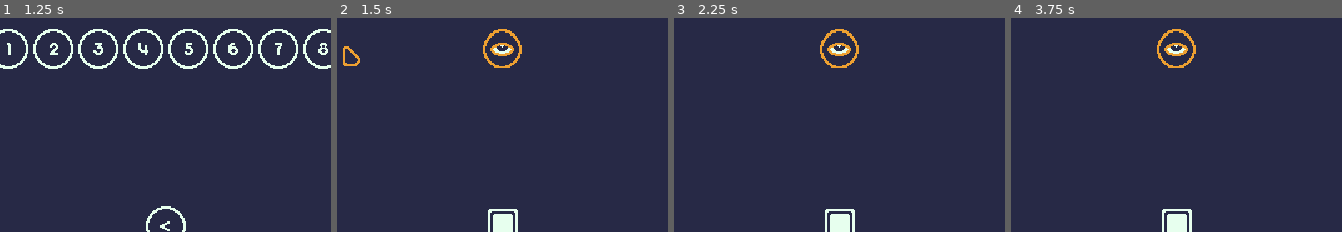
Above: before the commit, frames 1-4 (left to right).
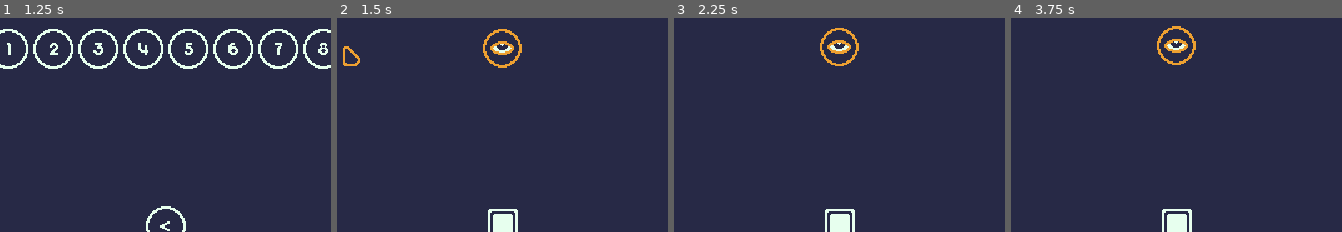
Above: after the commit, the same moments.

Repository: mrbartchak/brackeys-game-jam-2026.1
Game: Godot game, scene res://ui/screens/main_menu.tscn
Same seed, same stepped clock (60 frames per second), same inputs: the game is played once before the commit and once after it.
Inputs (mouse positions are % of the whole screen's width and height, from its top left):
- Up to frame 1 (1.25 s): click (24, 46) at 0.5 s
- Up to frame 2 (1.5 s): click "1" at 1.25 s
- Up to frame 3 (2.25 s): tap Enter at 2 s; move the mouse to (87, 47) at 2.02 s; press the mouse at (87, 47) at 2.03 s
- Up to frame 4 (3.75 s): tap Space (ui_select) at 2.27 s; release the mouse at (87, 47) at 2.75 s; drag from (36, 58) to (60, 53) at 2.77 s; move the mouse to (72, 29) at 3.52 s; press the mouse at (72, 29) at 3.53 s
The pictures show only the part of the screen within x 35-85%, y 45-95%; the shares and areas given below are measured in that part.

Frame 1 is identical in both runs. In frame 2, 0.4% of the frame differs, in the area x 44-56%, y 7-24%; in frame 3, 0.8%; in frame 4, 1.1%, in the area x 44-56%, y 3-24%.

Commit message:
I need to actuqlly work on the gameplay and not the polish lol

Diff:
--- a/target_zones/target_zone.gd
+++ b/target_zones/target_zone.gd
@@ -7,7 +7,7 @@
 var is_covered: bool = false
 
 @onready var sprite: AnimatedSprite2D = $AnimatedSprite
-@onready var sprite_filled: AnimatedSprite2D = $AnimatedSpriteFilled
+@onready var sprite_filled: AnimatedSprite2D = $AnimatedSprite/AnimatedSpriteFilled
 
 func _ready() -> void:
 	_blink_loop()
@@ -41,10 +41,10 @@
 
 func _update_visuals() -> void:
 	if is_covered:
-		sprite.hide()
+		#sprite.hide()
 		sprite_filled.show()
 	else:
-		sprite.show()
+		#sprite.show()
 		sprite_filled.hide()
 
 func _blink_loop() -> void:
--- a/target_zones/target_zone.tscn
+++ b/target_zones/target_zone.tscn
@@ -189,6 +189,44 @@
 "speed": 5.0
 }]
 
+[sub_resource type="Animation" id="Animation_7xbq5"]
+resource_name = "float"
+length = 2.0
+loop_mode = 1
+tracks/0/type = "value"
+tracks/0/imported = false
+tracks/0/enabled = true
+tracks/0/path = NodePath("AnimatedSprite:position")
+tracks/0/interp = 2
+tracks/0/loop_wrap = true
+tracks/0/keys = {
+"times": PackedFloat32Array(0, 1, 2),
+"transitions": PackedFloat32Array(1, 1, 1),
+"update": 0,
+"values": [Vector2(0, 0), Vector2(0, -3), Vector2(0, 0)]
+}
+
+[sub_resource type="Animation" id="Animation_gl80h"]
+length = 0.001
+tracks/0/type = "value"
+tracks/0/imported = false
+tracks/0/enabled = true
+tracks/0/path = NodePath("AnimatedSprite:position")
+tracks/0/interp = 1
+tracks/0/loop_wrap = true
+tracks/0/keys = {
+"times": PackedFloat32Array(0),
+"transitions": PackedFloat32Array(1),
+"update": 0,
+"values": [Vector2(0, 0)]
+}
+
+[sub_resource type="AnimationLibrary" id="AnimationLibrary_fh5mc"]
+_data = {
+&"RESET": SubResource("Animation_gl80h"),
+&"float": SubResource("Animation_7xbq5")
+}
+
 [node name="TargetZone" type="Area2D"]
 script = ExtResource("1_tt854")
 
@@ -206,10 +244,17 @@
 [node name="AnimatedSprite" type="AnimatedSprite2D" parent="."]
 sprite_frames = SubResource("SpriteFrames_hj2sg")
 
-[node name="AnimatedSpriteFilled" type="AnimatedSprite2D" parent="."]
+[node name="AnimatedSpriteFilled" type="AnimatedSprite2D" parent="AnimatedSprite"]
 visible = false
 sprite_frames = SubResource("SpriteFrames_4rcmc")
 animation = &"blink"
 
+[node name="AnimationPlayer" type="AnimationPlayer" parent="."]
+libraries = {
+&"": SubResource("AnimationLibrary_fh5mc")
+}
+autoplay = "float"
+speed_scale = 0.5
+
 [connection signal="area_entered" from="." to="." method="_on_area_entered"]
 [connection signal="area_exited" from="." to="." method="_on_area_exited"]
Not shown: 1 places in target_zones/target_zone.tscn that only renumber resources
